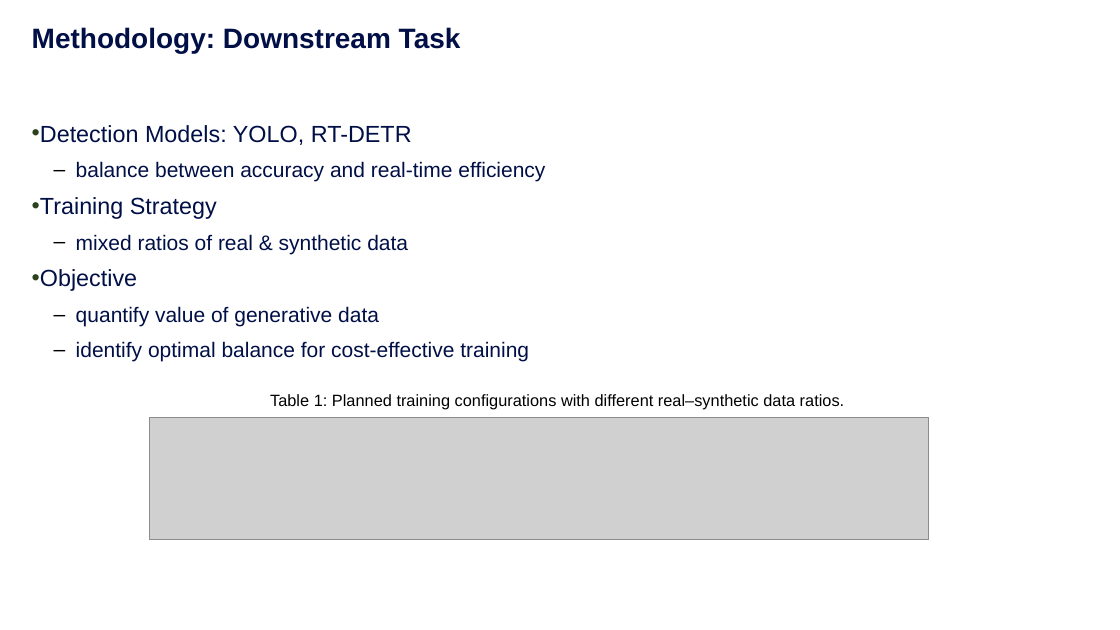
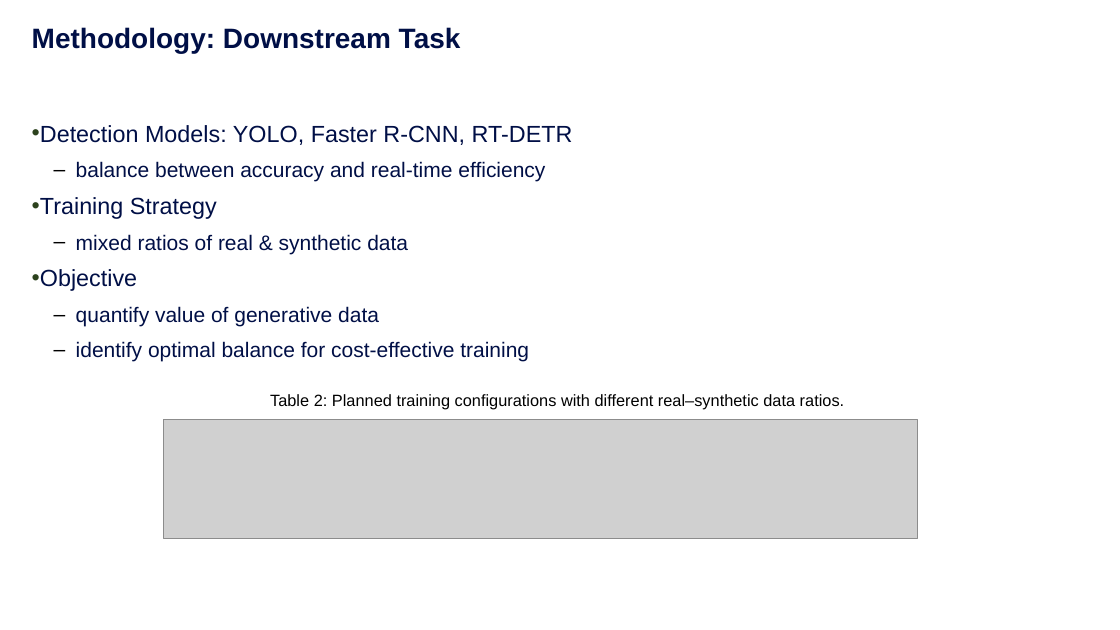
Before and after one commit to chengchengchenchen/MCS-Research-Project, a slide deck: slide 11 of doc/Presentation-revised.pptx (slide 10 before the commit). Drawn at 1120x630 pixels with LibreOffice and Linux fonts; fonts in the diff are those of the drawing; grey boxes stand for pictures; background and template pictures are left out. Boxes give left, top, right and bottom in pixels: in the first picture for what was removed or moved away, otherwise in the second. Text is boxed around its words. In the diff, an @@ line names an element or a change of style, - is before the commit and + after.

```diff
--- a/doc/Presentation-revised.pptx
+++ b/doc/Presentation-revised.pptx
@@ text at box(32, 125, 573, 145): text changed @@
-    • Detection Models: YOLO, RT-DETR
+    • Detection Models: YOLO, Faster R-CNN, RT-DETR
@@ picture: place and size @@
-picture at box(150, 418, 928, 540)
+picture at box(163, 419, 918, 538)
@@ text at box(270, 394, 844, 410): text changed @@
-    Table 1: Planned training configurations with different real–synthetic data ratios.
+    Table 2: Planned training configurations with different real–synthetic data ratios.
```
Also in this commit, not shown: 9 other slides changed, 5 slides added, 1 slide removed, 2 other files.
